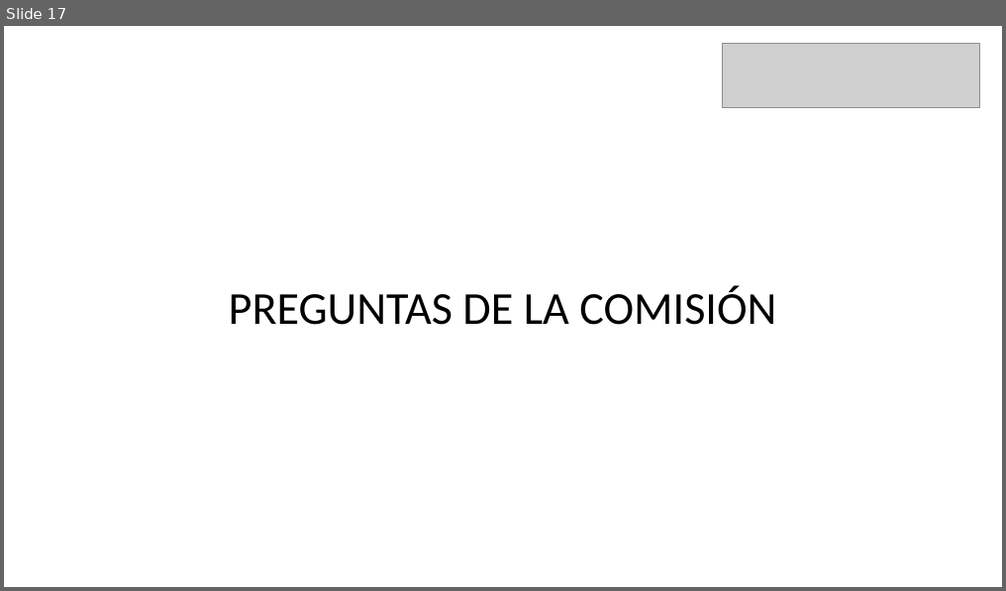
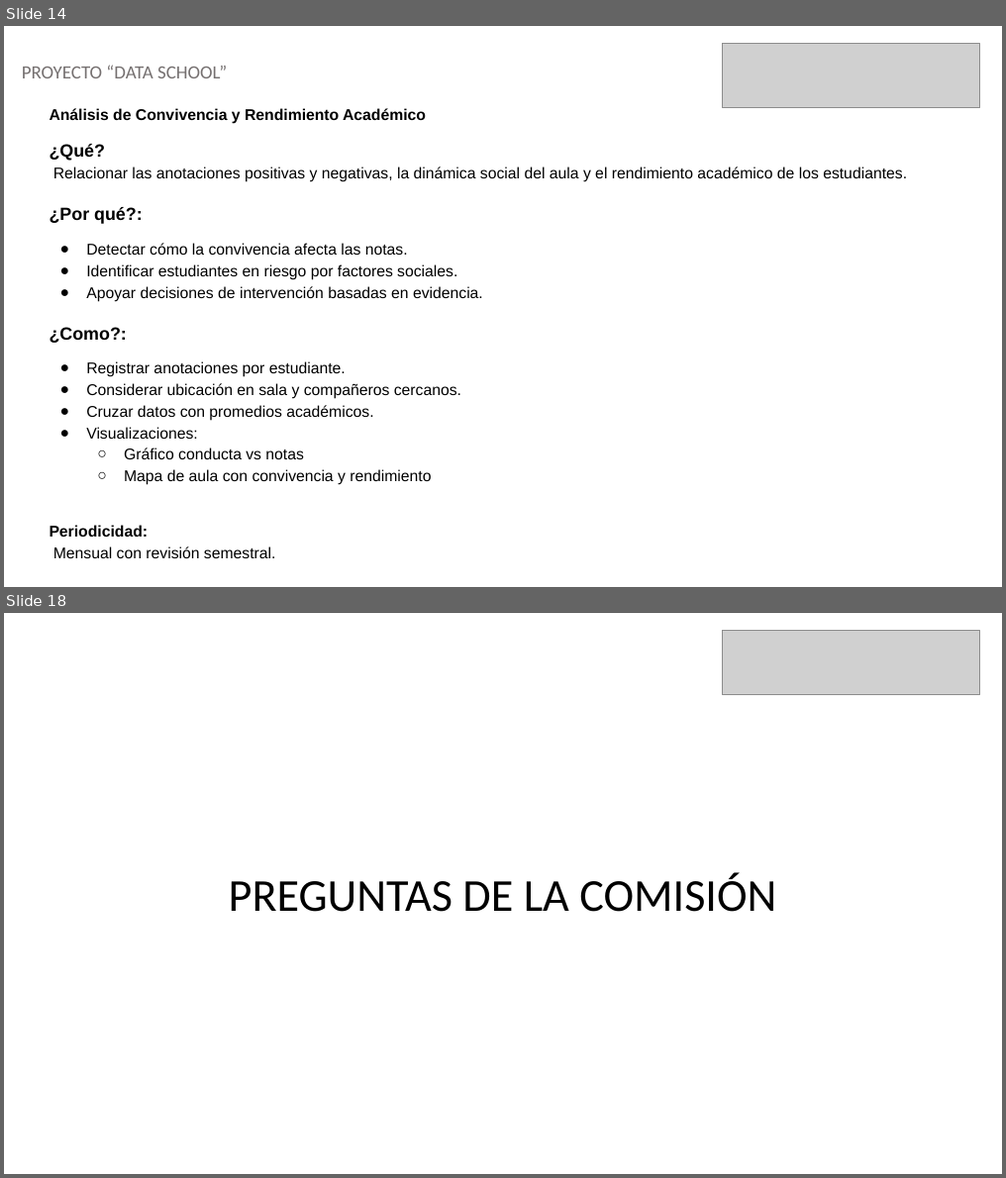
Before and after one commit to IJozk/CAPSTONE-03-Equipo-1, a slide deck: Fase 2/Evidencias Proyecto/Presentación Proyecto.pptx. Shown one above the other, each under a label of ours: slide 17 before the commit, slides 14 and 18 after it; the slides between them are not shown. The pictures are 1006x591 and 1006x1178 pixels, drawn with LibreOffice and Linux fonts; fonts in the diff are those of the drawing; grey boxes stand for pictures. Boxes give left, top, right and bottom in pixels: in the first picture for what was removed or moved away, otherwise in the second. Text is boxed around its words. In the diff, an @@ line names an element or a change of style, - is before the commit and + after.

```diff
--- a/Fase 2/Evidencias Proyecto/Presentación Proyecto.pptx
+++ b/Fase 2/Evidencias Proyecto/Presentación Proyecto.pptx
@@ slide 14 added at (4,26,1002,587), background #FFFFFF @@
@@ picture added at (722,43,979,107) @@
@@ text added at (22,65,227,78), 18 pt, text #757070 @@
+PROYECTO “DATA SCHOOL”
@@ subtitle added at (50,108,907,559), 15 pt, text #000000 @@
+Análisis de Convivencia y Rendimiento Académico
+¿Qué?
+Relacionar las anotaciones positivas y negativas, la dinámica social del aula y el rendimiento académico de los estudiantes.
+¿Por qué?:
+● Detectar cómo la convivencia afecta las notas.
+● Identificar estudiantes en riesgo por factores sociales.
+● Apoyar decisiones de intervención basadas en evidencia.
+¿Como?:
+● Registrar anotaciones por estudiante.
+● Considerar ubicación en sala y compañeros cercanos.
+● Cruzar datos con promedios académicos.
+● Visualizaciones:
+  ○ Gráfico conducta vs notas
+  ○ Mapa de aula con convivencia y rendimiento
+Periodicidad:
+Mensual con revisión semestral.
@@ what was slide 17 is now slide 18 @@
```
Also in this commit, not shown: 6 slides changed, 1 other slide added, 1 slide removed.
